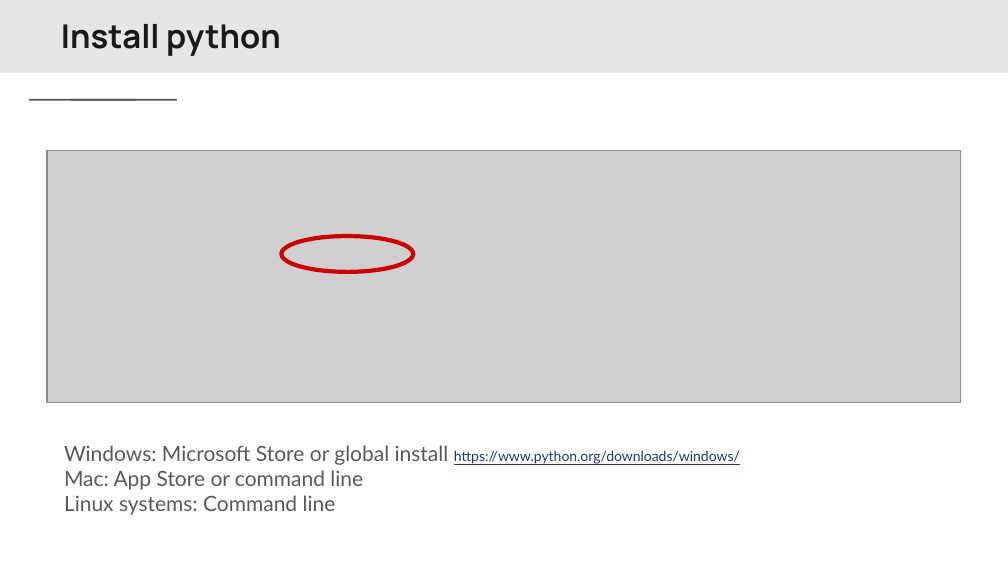
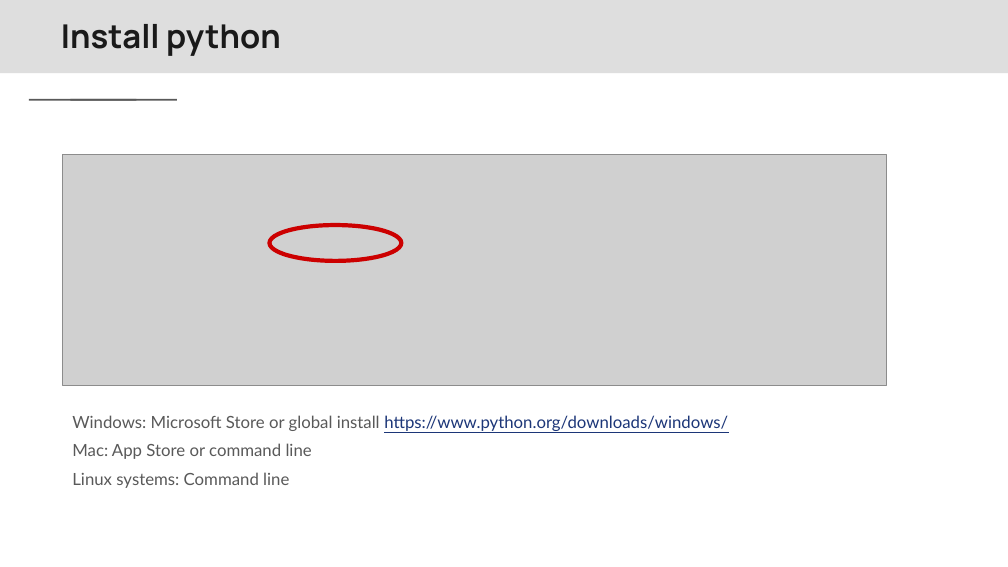
Before and after one commit to Center-for-Health-Data-Science/PythonTsunami, a slide deck: slide 5 of slides/Python Tsunami Local Installations vs code.pptx. Drawn at 1008x567 pixels with LibreOffice and Linux fonts; fonts in the diff are those of the drawing; grey boxes stand for pictures; background and template pictures are left out. Boxes give left, top, right and bottom in pixels: in the first picture for what was removed or moved away, otherwise in the second. Text is boxed around its words. In the diff, an @@ line names an element or a change of style, - is before the commit and + after.

```diff
--- a/slides/Python Tsunami Local Installations vs code.pptx
+++ b/slides/Python Tsunami Local Installations vs code.pptx
@@ picture: place and size @@
-picture at bbox=[47, 150, 962, 402]
+picture at bbox=[62, 155, 887, 386]
@@ ellipse: place and size @@
-ellipse at bbox=[281, 236, 413, 272]
+ellipse at bbox=[269, 225, 401, 261]
@@ text "Windows: Microsoft Store or global ...": place and size @@
-text "Windows: Microsoft Store or global ..." at bbox=[64, 445, 740, 515]
+text "Windows: Microsoft Store or global ..." at bbox=[72, 415, 728, 488]
@@ text "Windows: Microsoft Store or global ..." at bbox=[72, 415, 728, 488]: size 15 to 12 pt in "Windows: Microsoft Store or global install", "Mac: App Store or command line", "Linux systems: Command line"; size 10 to 12 pt in "https://www.python.org/downloads/windows/"; more space between paragraphs @@
```
Also in this commit, not shown: 10 other slides changed, 3 other files.
